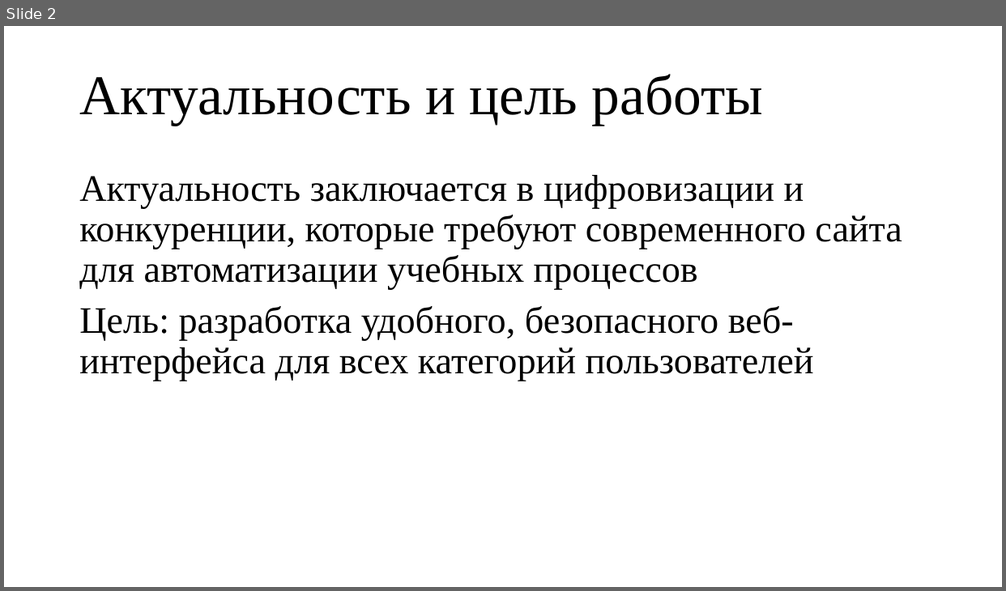
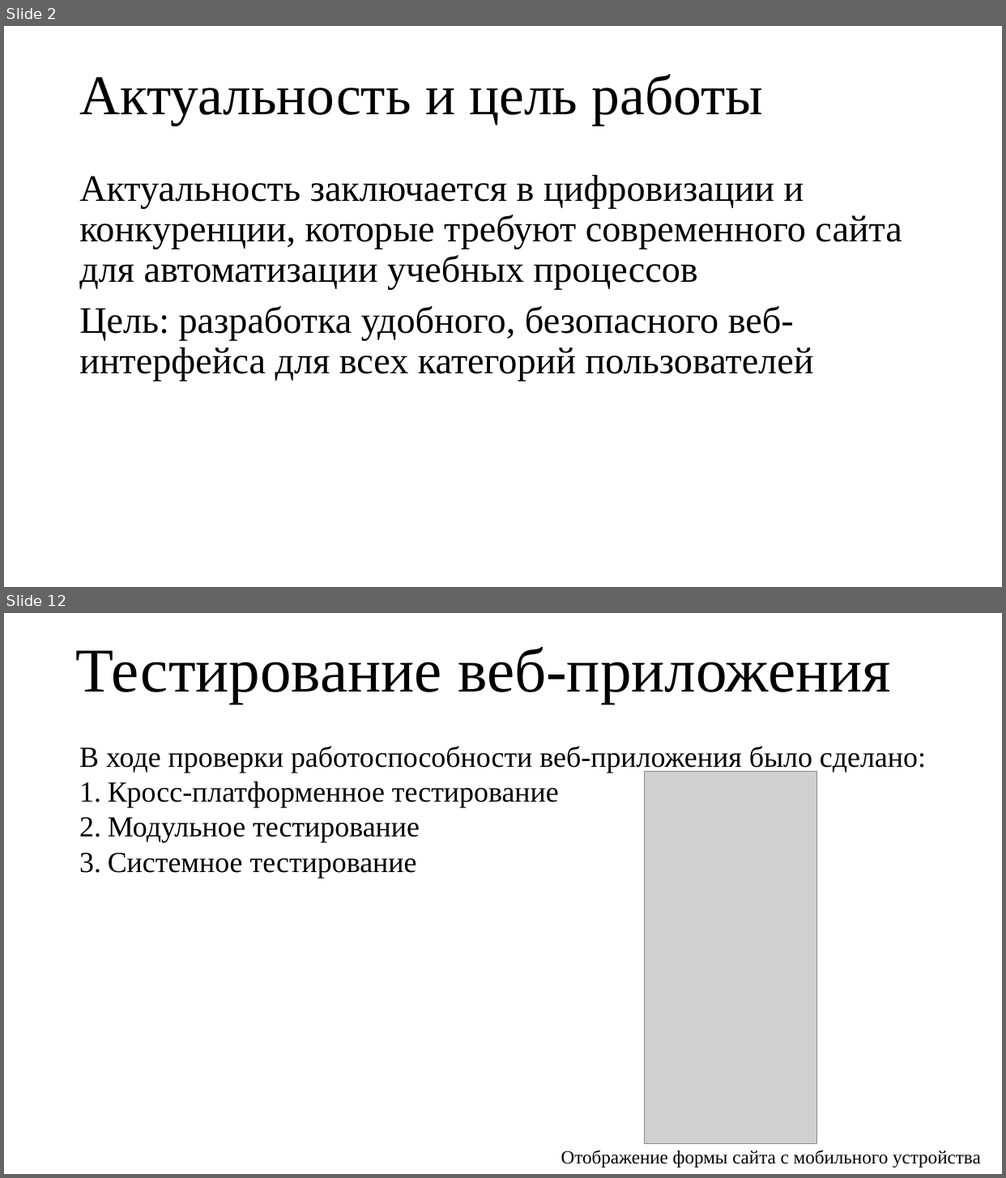
Before and after one commit to chinazes532/ITSchoolWeb, a slide deck: Презентация.pptx. Shown one above the other, each under a label of ours: slide 2 before the commit, slides 2 and 12 after it; the slides between them are not shown. The pictures are 1006x591 and 1006x1178 pixels, drawn with LibreOffice and Linux fonts; fonts in the diff are those of the drawing; grey boxes stand for pictures. Boxes give left, top, right and bottom in pixels: in the first picture for what was removed or moved away, otherwise in the second. Text is boxed around its words. In the diff, an @@ line names an element or a change of style, - is before the commit and + after.

```diff
--- a/Презентация.pptx
+++ b/Презентация.pptx
@@ slide 12 added at (4, 613, 1002, 1174), background #FFFFFF @@
@@ title added at (76, 647, 891, 704), 60 pt, text #000000 @@
+Тестирование веб-приложения
@@ text added at (79, 746, 926, 878), 28 pt, text #000000 @@
+В ходе проверки работоспособности веб-приложения было сделано:
+1. Кросс-платформенное тестирование
+2. Модульное тестирование
+3. Системное тестирование
@@ picture added at (644, 771, 817, 1144) @@
@@ text added at (72, 989, 933, 1112), 10 pt, text #FFFFFF @@
+.
@@ text added at (561, 1150, 981, 1168), 18 pt, text #000000 @@
+Отображение формы сайта с мобильного устройства
```
Also in this commit, not shown: 1 slide changed, 9 other slides added.
